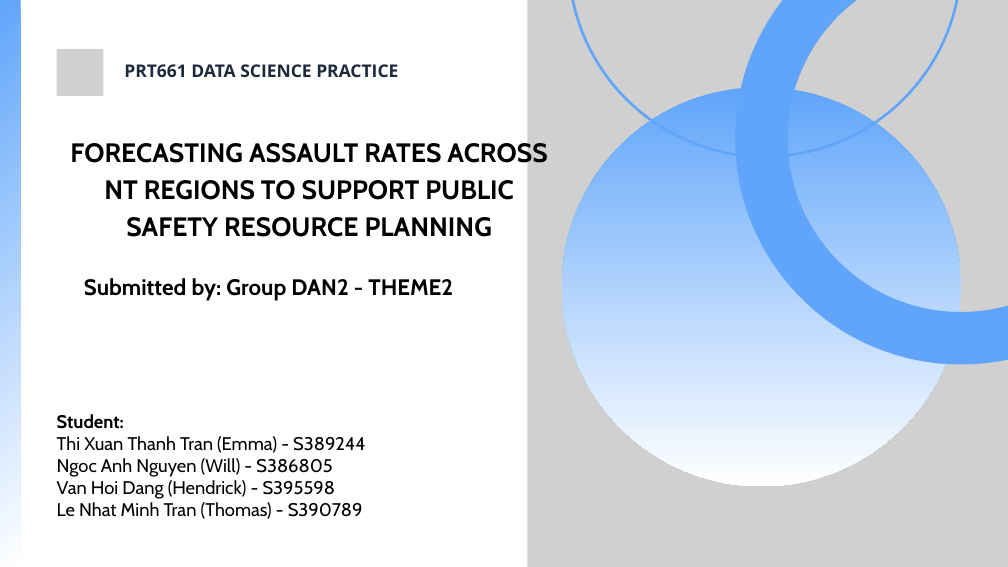
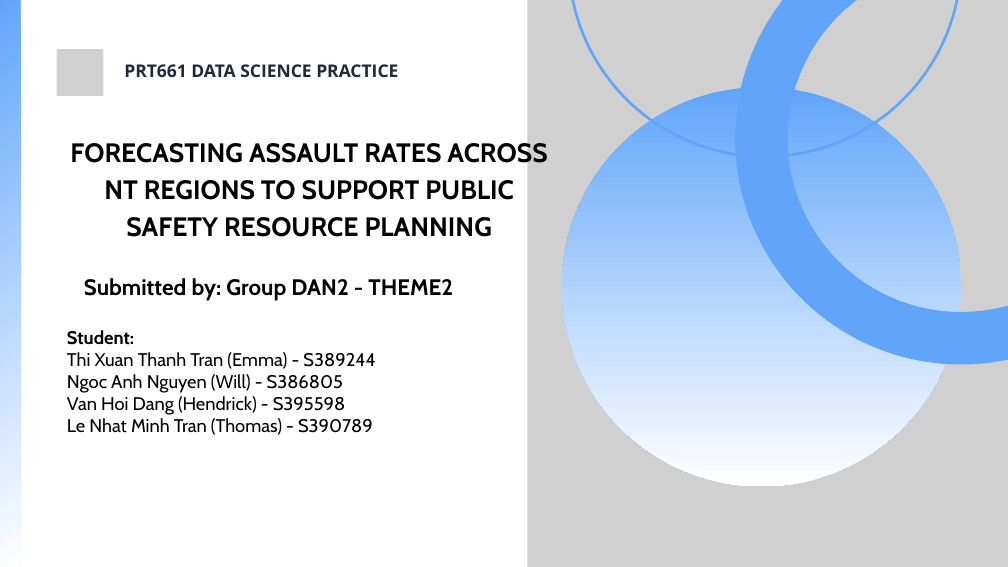
Before and after one commit to HendrickDang/PRT661-DATA-SCIENCE-PRACTICE, a slide deck: slide 1 of Reports/PRT661_Assessment_3.pptx. Drawn at 1008x567 pixels with LibreOffice and Linux fonts; fonts in the diff are those of the drawing; grey boxes stand for pictures. Boxes give left, top, right and bottom in pixels: in the first picture for what was removed or moved away, otherwise in the second. Text is boxed around its words. In the diff, an @@ line names an element or a change of style, - is before the commit and + after.

```diff
--- a/Reports/PRT661_Assessment_3.pptx
+++ b/Reports/PRT661_Assessment_3.pptx
@@ text "Student:": place and size @@
-text "Student:" at (57,414,365,519)
+text "Student:" at (67,330,375,435)
```
Also in this commit, not shown: 6 other slides changed.
